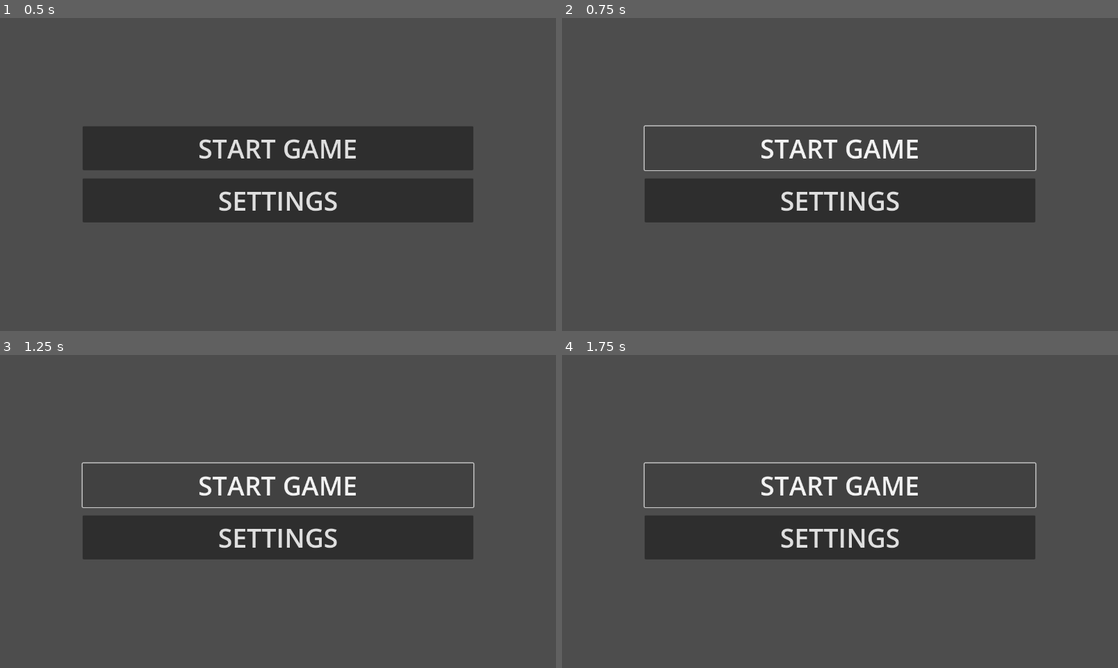
Above: before the commit, frames 1-4 (two rows, left to right).
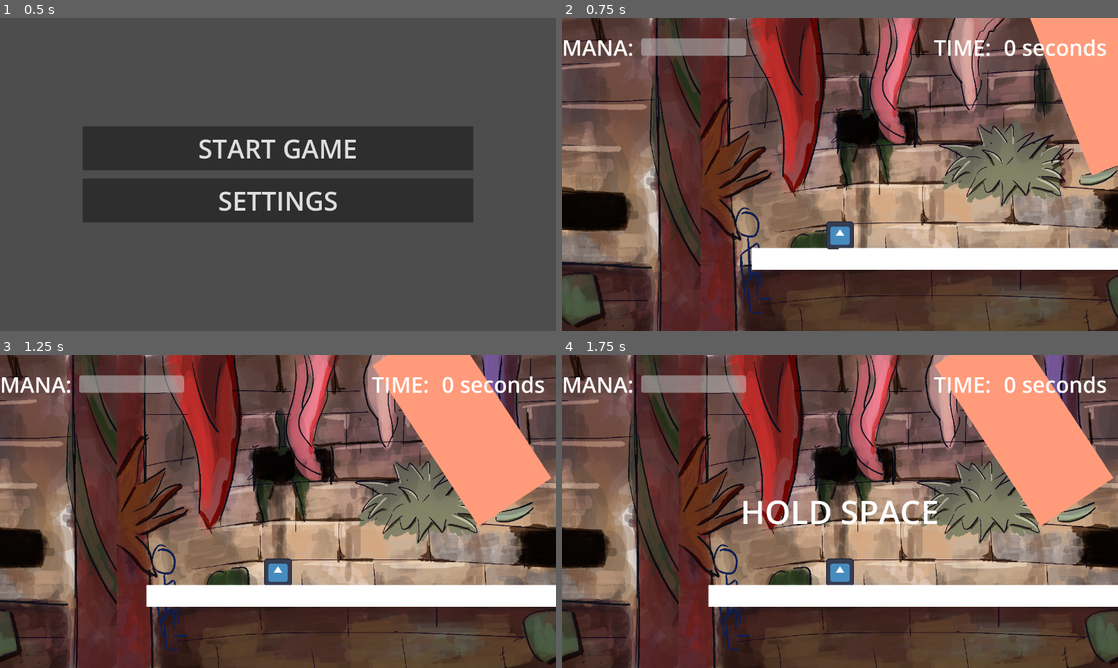
Above: after the commit, the same moments.

Repository: MagusCurt/IGDB-Jam
Game: Godot game, scene res://ui/main_ui/main_menu.tscn
The game is run twice, just before and just after one commit, with the same random seed, the same clock (stepped at 60 frames per second) and the same inputs. The engine's default icon, where the game draws it, is replaced by a stand-in: a white triangle on a blue panel in a dark square.
Inputs (mouse positions are in pixels of both pictures, inside the frame that each line leads up to):
- Up to frame 1 (0.5 s): no input
- Up to frame 2 (0.75 s): click "START GAME" at 0.5 s
- Up to frame 3 (1.25 s): no input
- Up to frame 4 (1.75 s): click (840, 486) at 1.25 s, where only the run before the commit has a clickable "START GAME"

Frame 1 is identical in both runs. In frame 2, 89% of the frame differs, in the area x 0-100%, y 0-100%; in frame 3, 90%; in frame 4, 90%.

Commit message:
added game over

Diff:
--- a/characters/player/player.gd
+++ b/characters/player/player.gd
@@ -4,27 +4,30 @@
 
 var mana = 100.0
 
+@export var gui : CanvasLayer
+
 var mana_loss_rate: float = 80 # Rate at which mana is lost when using time control
 
-var mana_recovery_rate: float = 60 # Rate at which mana is recovered over time
+@export var mana_recovery_rate: float = 40 # Rate at which mana is recovered over time
+
+@export var jump_height: float = 400.0 # Height of the jump
+
+var ko: bool = false # Knockout state
 
 func _ready() -> void:
 	print_debug(velocity)
 
 func _process(delta: float) -> void:
-	# gravity = 1000.0
 
-	# if Input.is_action_pressed("right"):
-	#     velocity.x = speed
-	# elif Input.is_action_pressed("left"):
-	#     velocity.x = -speed
-	# else:
-	#     velocity.x = 0.0
+	if ko:
+		# If the player is knocked out, stop all movement
+		velocity = Vector2.ZERO
+		return
 
 	velocity.x = speed
 
 	if Input.is_action_pressed("up") and is_on_floor():
-		velocity.y = -400.0  # Jump height
+		velocity.y = -jump_height  # Jump height
 	elif not is_on_floor():
 		velocity.y += 1000.0 * delta  # Gravity effect
 
@@ -48,11 +51,12 @@
 
 	move_and_slide()
 
-func _on_jump_tutorial_trigger_area_entered(area:Area2D) -> void:
-	UiSingleton.emit_signal("tutorial_change")
-
-
 func _on_jump_tutorial_trigger_body_entered(body:Node2D) -> void:
 	if body.name == "Player":
 		# Emit the tutorial change signal to update the tutorial text and input action
-		UiSingleton.emit_signal("tutorial_change")
+		UiSingleton.tutorial_change.emit()
+
+func _on_hurt_box_area_entered(area:Area2D) -> void:
+	# change to scene
+	UiSingleton.game_over = true
+	get_tree().change_scene_to_file("res://ui/game_ui/gui.tscn")
--- a/characters/player/player.tscn
+++ b/characters/player/player.tscn
@@ -6,10 +6,14 @@
 [sub_resource type="RectangleShape2D" id="RectangleShape2D_epypp"]
 size = Vector2(124, 122)
 
+[sub_resource type="RectangleShape2D" id="RectangleShape2D_xxgcw"]
+size = Vector2(128, 128)
+
 [node name="Player" type="CharacterBody2D"]
 scale = Vector2(0.5, 0.5)
 script = ExtResource("1_xxgcw")
-speed = 1400.0
+speed = 1000.0
+jump_height = 600.0
 
 [node name="CollisionShape2D" type="CollisionShape2D" parent="."]
 position = Vector2(-2, -3)
@@ -20,3 +24,11 @@
 
 [node name="Camera2D" type="Camera2D" parent="."]
 offset = Vector2(0, -140)
+
+[node name="HurtBox" type="Area2D" parent="."]
+collision_mask = 2
+
+[node name="CollisionShape2D" type="CollisionShape2D" parent="HurtBox"]
+shape = SubResource("RectangleShape2D_xxgcw")
+
+[connection signal="area_entered" from="HurtBox" to="." method="_on_hurt_box_area_entered"]
--- a/globals/ui_singleton.gd
+++ b/globals/ui_singleton.gd
@@ -5,6 +5,8 @@
 signal toggle_pause
 
 signal tutorial_change
+
+var game_over: bool = false
 
 var player_mana = 100
 
--- a/levels/#base.gd
+++ b/levels/#base.gd
@@ -1,5 +1,9 @@
 extends Node2D
 
+@export var level_length = 400
+
 func _ready() -> void:
+    if TimeSingleton.level_started:
+        return  # If the level has already started, do not reset
     TimeSingleton.level_started = true  # Ensure TimeSingleton also knows the level has started
     TimeSingleton.ui_time = 0.0  # Reset UI time at the start of the level
--- /dev/null
+++ b/levels/fall_death.gd
@@ -0,0 +1,6 @@
+extends Area2D
+
+@export var player: Node2D
+
+func _process(_delta: float) -> void:
+	global_position.x = player.global_position.x
--- a/levels/level_spawner.tscn
+++ b/levels/level_spawner.tscn
@@ -1,23 +1,34 @@
-[gd_scene load_steps=7 format=3 uid="uid://46mqrh78jro5"]
+[gd_scene load_steps=10 format=3 uid="uid://46mqrh78jro5"]
 
 [ext_resource type="PackedScene" uid="uid://ywqdmn8dv782" path="res://levels/#base.tscn" id="1_hcg3y"]
+[ext_resource type="Script" uid="uid://rknhbhqa5klc" path="res://levels/spawner.gd" id="2_a6d21"]
 [ext_resource type="PackedScene" uid="uid://8hc7dyykxvqg" path="res://characters/player/player.tscn" id="2_we8bc"]
 [ext_resource type="PackedScene" uid="uid://hx5gwr64e0n6" path="res://ui/game_ui/gui.tscn" id="3_5vrru"]
 [ext_resource type="PackedScene" uid="uid://disg8o8s31tuj" path="res://levels/variants/falling_pillar.tscn" id="4_fwmae"]
 [ext_resource type="PackedScene" uid="uid://bgak88ncr6e5p" path="res://levels/variants/pitfall.tscn" id="5_vhkuq"]
+[ext_resource type="Script" uid="uid://cbyvki0frypm" path="res://levels/fall_death.gd" id="7_cmcwl"]
 
 [sub_resource type="RectangleShape2D" id="RectangleShape2D_vhkuq"]
 size = Vector2(50, 800)
+
+[sub_resource type="RectangleShape2D" id="RectangleShape2D_a6d21"]
+size = Vector2(372, 45)
 
 [node name="Node2D2" instance=ExtResource("1_hcg3y")]
 
 [node name="StaticBody2D" parent="." index="0"]
 scale = Vector2(1, 1)
 
-[node name="Spawner" type="Node2D" parent="." index="2"]
+[node name="Parallax2D" parent="ParallaxBackgeound" index="0"]
+repeat_times = 10000
 
-[node name="Player" parent="." index="3" instance=ExtResource("2_we8bc")]
+[node name="Spawner" type="Node2D" parent="." index="2" node_paths=PackedStringArray("player")]
+script = ExtResource("2_a6d21")
+player = NodePath("../Player")
+
+[node name="Player" parent="." index="3" node_paths=PackedStringArray("gui") instance=ExtResource("2_we8bc")]
 position = Vector2(-164, 467)
+gui = NodePath("../GUI")
 
 [node name="GUI" parent="." index="4" instance=ExtResource("3_5vrru")]
 script = null
@@ -38,5 +49,15 @@
 position = Vector2(256, 12)
 shape = SubResource("RectangleShape2D_vhkuq")
 
+[node name="Area2D" type="Area2D" parent="." index="9" node_paths=PackedStringArray("player")]
+position = Vector2(-150, 550)
+collision_layer = 3
+script = ExtResource("7_cmcwl")
+player = NodePath("../Player")
+
+[node name="CollisionShape2D" type="CollisionShape2D" parent="Area2D" index="0"]
+shape = SubResource("RectangleShape2D_a6d21")
+debug_color = Color(0.958986, 0, 0.524129, 0.42)
+
 [connection signal="area_entered" from="JumpTutorialTrigger" to="Player" method="_on_jump_tutorial_trigger_area_entered"]
 [connection signal="body_entered" from="JumpTutorialTrigger" to="Player" method="_on_jump_tutorial_trigger_body_entered"]
--- a/levels/path_follow_2d.gd
+++ b/levels/path_follow_2d.gd
@@ -2,19 +2,22 @@
 
 var direction: Vector2 = Vector2.RIGHT
 
-@export var speed: float = 0.5
+var speed: float = 0.5
+@export var min_speed: float = 2
+@export var max_speed: float = 5
 
-@export var activation_time: float = 0.0
+var rotation_direction: int = -1 # 0 for no rotation, 1 for clockwise, -1 for counter-clockwise
+@export var rotation_max: float = 90
 
-@export var rotation_direction: int = 0 # 0 for no rotation, 1 for clockwise, -1 for counter-clockwise
-@export var rotation_max: float = 360
+var activation_time: float = -1
+
 
 var end_time = 0
 
 @onready var child = get_children()[0]
 
 func _process(delta: float) -> void:
-	if TimeSingleton.ui_time >= activation_time:
+	if TimeSingleton.ui_time > activation_time and activation_time != -1:
 		active(delta)
 
 func active(delta: float) -> void:
@@ -34,3 +37,21 @@
 			speed = abs(speed)
 	else:
 		speed = abs(speed)
+
+
+# func _on_area_2d_body_entered(body:Node2D) -> void:
+# 	if body.name == "Player":
+# 		print_debug("PathFollow2D activated")
+# 		activation_time = TimeSingleton.ui_time
+
+# 		#speed to random betwen min_speed and max_speed
+# 		speed = randf_range(min_speed, max_speed)
+
+
+func _on_area_2d_body_entered(body: Node2D) -> void:
+	if body.name == "Player":
+		print_debug("PathFollow2D activated")
+		activation_time = TimeSingleton.ui_time
+
+		#speed to random betwen min_speed and max_speed
+		speed = randf_range(min_speed, max_speed)
--- /dev/null
+++ b/levels/spawner.gd
@@ -0,0 +1,50 @@
+extends Node2D
+
+@export var player : CharacterBody2D
+
+var level_array: Array = []
+
+var pitfall_scene: PackedScene
+var pillar_scene: PackedScene
+var basic_scene: PackedScene
+var crushing_scene: PackedScene
+
+var generated_length: float = 3200
+
+var generating: bool = false
+
+func _ready() -> void:
+	pitfall_scene = load("res://levels/variants/pitfall.tscn")
+	pillar_scene = load("res://levels/variants/falling_pillar.tscn")
+	basic_scene = load("res://levels/#base.tscn")
+	crushing_scene = load("res://levels/variants/crushing_pillar.tscn")
+
+
+func _process(delta):
+	if player.global_position.x > generated_length - 1500 and not generating:
+		generating = true
+		generate()  # Generate new levels when the player is close to the end of the current level
+
+func generate() -> void:
+	#Add ten levels to the array
+	#Each level is a random scene between pitfall, pillar, and basic
+	var random_scene: PackedScene = null
+	var random_number: int = randi() % 4
+
+	if random_number == 0:
+		random_scene = pitfall_scene
+	elif random_number == 1:
+		random_scene = pillar_scene
+	elif random_number == 2:
+		random_scene = basic_scene
+	else:
+		random_scene = crushing_scene
+
+	var instance: Node2D = random_scene.instantiate()
+	instance.position = Vector2(generated_length, 0)
+	add_child(instance)
+	level_array.append(instance)
+
+	generated_length += instance.level_length  # Increment the length for the next level
+
+	generating = false
--- /dev/null
+++ b/levels/variants/crushing_pillar.tscn
@@ -0,0 +1,98 @@
+[gd_scene load_steps=8 format=3 uid="uid://dgh4wmkr7ve73"]
+
+[ext_resource type="PackedScene" uid="uid://ywqdmn8dv782" path="res://levels/#base.tscn" id="1_ksqt3"]
+[ext_resource type="Script" uid="uid://b78wpbt6pvtls" path="res://levels/path_follow_2d.gd" id="2_imv0l"]
+
+[sub_resource type="RectangleShape2D" id="RectangleShape2D_0l7lg"]
+size = Vector2(400, 50)
+
+[sub_resource type="RectangleShape2D" id="RectangleShape2D_57o5g"]
+size = Vector2(114, 63)
+
+[sub_resource type="Curve2D" id="Curve2D_ksqt3"]
+_data = {
+"points": PackedVector2Array(0, 0, 0, 0, 0, 0, 0, 0, 0, 0, 2, 319)
+}
+point_count = 2
+
+[sub_resource type="RectangleShape2D" id="RectangleShape2D_w5k4u"]
+size = Vector2(134.903, 513.26)
+
+[sub_resource type="RectangleShape2D" id="RectangleShape2D_imv0l"]
+size = Vector2(89, 609)
+
+[node name="Node2D2" instance=ExtResource("1_ksqt3")]
+level_length = 800
+
+[node name="StaticBody2D2" type="StaticBody2D" parent="." index="1"]
+position = Vector2(400, 510)
+scale = Vector2(2, 1)
+
+[node name="CollisionShape2D" type="CollisionShape2D" parent="StaticBody2D2" index="0"]
+position = Vector2(0, 20)
+shape = SubResource("RectangleShape2D_0l7lg")
+
+[node name="ColorRect" type="ColorRect" parent="StaticBody2D2/CollisionShape2D" index="0"]
+anchors_preset = 8
+anchor_left = 0.5
+anchor_top = 0.5
+anchor_right = 0.5
+anchor_bottom = 0.5
+offset_left = -200.0
+offset_top = -25.0
+offset_right = 200.0
+offset_bottom = 25.0
+grow_horizontal = 2
+grow_vertical = 2
+metadata/_edit_use_anchors_ = true
+
+[node name="ColorRect" type="ColorRect" parent="." index="3"]
+offset_left = -181.0
+offset_top = 450.0
+offset_right = -68.0
+offset_bottom = 511.0
+color = Color(1, 0.494118, 1, 1)
+
+[node name="Area2D" type="Area2D" parent="ColorRect" index="0"]
+collision_layer = 3
+
+[node name="CollisionShape2D" type="CollisionShape2D" parent="ColorRect/Area2D" index="0"]
+position = Vector2(57, 30.5)
+shape = SubResource("RectangleShape2D_57o5g")
+debug_color = Color(1, 0, 0, 0.419608)
+
+[node name="Path2D" type="Path2D" parent="." index="4"]
+position = Vector2(-194, -112)
+scale = Vector2(1.12674, 0.962476)
+curve = SubResource("Curve2D_ksqt3")
+
+[node name="PathFollow2D" type="PathFollow2D" parent="Path2D" index="0"]
+rotates = false
+loop = false
+script = ExtResource("2_imv0l")
+min_speed = 1.0
+max_speed = 3.0
+rotation_max = 0.0
+
+[node name="ColorRect" type="ColorRect" parent="Path2D/PathFollow2D" index="0"]
+offset_top = -224.0
+offset_right = 131.0
+offset_bottom = 292.0
+
+[node name="Area2D" type="Area2D" parent="Path2D/PathFollow2D" index="1"]
+collision_layer = 3
+
+[node name="CollisionShape2D" type="CollisionShape2D" parent="Path2D/PathFollow2D/Area2D" index="0"]
+position = Vector2(64.7888, 34.2866)
+shape = SubResource("RectangleShape2D_w5k4u")
+debug_color = Color(0.960784, 0, 0, 0.419608)
+
+[node name="Area2D" type="Area2D" parent="." index="5"]
+position = Vector2(-322, 210)
+
+[node name="CollisionShape2D" type="CollisionShape2D" parent="Area2D" index="0"]
+position = Vector2(-507, 77)
+shape = SubResource("RectangleShape2D_imv0l")
+debug_color = Color(2.16588e-06, 0.643812, 0.293049, 0.42)
+
+[connection signal="body_entered" from="Area2D" to="Path2D/PathFollow2D" method="_on_area_2d_body_entered"]
--- a/levels/variants/falling_pillar.tscn
+++ b/levels/variants/falling_pillar.tscn
@@ -12,29 +12,33 @@
 [sub_resource type="RectangleShape2D" id="RectangleShape2D_x6el4"]
 size = Vector2(200, 442)
 
+[sub_resource type="RectangleShape2D" id="RectangleShape2D_jqlpq"]
+size = Vector2(89, 609)
+
 [node name="Node2D" instance=ExtResource("1_jqlpq")]
 
 [node name="Parallax2D" parent="ParallaxBackgeound" index="0"]
 scroll_offset = Vector2(3, 0)
 
 [node name="Path2D" type="Path2D" parent="." index="2"]
-position = Vector2(296, 370)
+position = Vector2(329, 264)
 curve = SubResource("Curve2D_41m8u")
 
 [node name="PathFollow2D" type="PathFollow2D" parent="Path2D" index="0"]
 rotates = false
 loop = false
 script = ExtResource("2_8q81k")
-speed = 1.4
-rotation_direction = -1
-rotation_max = 90.0
+min_speed = 1.5
+max_speed = 2.0
 
 [node name="Area2D" type="Area2D" parent="Path2D/PathFollow2D" index="0"]
 position = Vector2(0, 30)
+collision_layer = 3
 
 [node name="CollisionShape2D" type="CollisionShape2D" parent="Path2D/PathFollow2D/Area2D" index="0"]
 position = Vector2(0, -228)
 shape = SubResource("RectangleShape2D_x6el4")
+debug_color = Color(0.984314, 0, 0, 0.419608)
 
 [node name="ColorRect" type="ColorRect" parent="Path2D/PathFollow2D/Area2D" index="1"]
 offset_left = -99.0
@@ -42,3 +46,13 @@
 offset_right = 102.0
 offset_bottom = -4.0
 color = Color(1, 0.607843, 0.478431, 1)
+
+[node name="Area2D" type="Area2D" parent="." index="3"]
+position = Vector2(-322, 210)
+
+[node name="CollisionShape2D" type="CollisionShape2D" parent="Area2D" index="0"]
+position = Vector2(-255, 59)
+shape = SubResource("RectangleShape2D_jqlpq")
+debug_color = Color(6.73831e-07, 0.627768, 0.498773, 0.42)
+
+[connection signal="body_entered" from="Area2D" to="Path2D/PathFollow2D" method="_on_area_2d_body_entered"]
--- a/levels/variants/pitfall.tscn
+++ b/levels/variants/pitfall.tscn
@@ -6,6 +6,7 @@
 size = Vector2(400, 50)
 
 [node name="Node2D2" instance=ExtResource("1_w7sfr")]
+level_length = 2400
 
 [node name="StaticBody2D2" type="StaticBody2D" parent="." index="1"]
 position = Vector2(1600, 510)
--- a/ui/game_ui/gui.gd
+++ b/ui/game_ui/gui.gd
@@ -5,10 +5,19 @@
 @export var input_action: String = "space"
 @export var is_tutorial: bool = false
 
-# func _ready() -> void:
-#     UiSingleton.connect("tutorial_change", _on_tutorial_change)
+func _ready() -> void:
+	if UiSingleton.game_over:
+		$GameOverUI.visible = true  # Hide game over UI initially
+		#Hide all other children of GUI
+		for child in get_children():
+			if child.name != "GameOverUI":
+				child.visible = false
+	else:
+		$GameOverUI.visible = false  # Hide game over UI initially
 
-
-# func _on_tutorial_change() -> void:
-#     var tutorial_text = "UP ARROW or W to JUMP"
-#     input_action
+func _on_button_pressed() -> void:
+	#restart scene
+	print_debug("Restarting scene...")
+	UiSingleton.game_over = false  # Reset game over state
+	$GameOverUI.visible = false  # Hide game over UI
+	get_tree().change_scene_to_file("res://levels/level_spawner.tscn")
--- a/ui/game_ui/gui.tscn
+++ b/ui/game_ui/gui.tscn
@@ -257,5 +257,51 @@
 &"": SubResource("AnimationLibrary_mbul1")
 }
 
+[node name="GameOverUI" type="Control" parent="."]
+process_mode = 3
+visible = false
+layout_mode = 3
+anchors_preset = 15
+anchor_right = 1.0
+anchor_bottom = 1.0
+grow_horizontal = 2
+grow_vertical = 2
+
+[node name="ColorRect" type="ColorRect" parent="GameOverUI"]
+layout_mode = 1
+anchors_preset = 15
+anchor_right = 1.0
+anchor_bottom = 1.0
+grow_horizontal = 2
+grow_vertical = 2
+color = Color(0, 0, 0, 1)
+
+[node name="MarginContainer" type="MarginContainer" parent="GameOverUI/ColorRect"]
+layout_mode = 1
+anchors_preset = 15
+anchor_right = 1.0
+anchor_bottom = 1.0
+grow_horizontal = 2
+grow_vertical = 2
+
+[node name="HBoxContainer" type="HBoxContainer" parent="GameOverUI/ColorRect/MarginContainer"]
+layout_mode = 2
+size_flags_horizontal = 4
+
+[node name="VBoxContainer" type="VBoxContainer" parent="GameOverUI/ColorRect/MarginContainer/HBoxContainer"]
+layout_mode = 2
+size_flags_vertical = 4
+
+[node name="Label" type="Label" parent="GameOverUI/ColorRect/MarginContainer/HBoxContainer/VBoxContainer"]
+layout_mode = 2
+theme_override_font_sizes/font_size = 120
+text = "U DED ^-^"
+
+[node name="Button" type="Button" parent="GameOverUI/ColorRect/MarginContainer/HBoxContainer/VBoxContainer"]
+layout_mode = 2
+theme_override_font_sizes/font_size = 80
+text = "restart"
+
 [connection signal="pressed" from="PauseMenu/Panel/MarginContainer/VBoxContainer/Resume" to="PauseMenu" method="_on_resume_pressed"]
 [connection signal="pressed" from="PauseMenu/Panel/MarginContainer/VBoxContainer/Restart" to="PauseMenu" method="_on_restart_pressed"]
+[connection signal="pressed" from="GameOverUI/ColorRect/MarginContainer/HBoxContainer/VBoxContainer/Button" to="." method="_on_button_pressed"]
--- a/ui/game_ui/tutorials.gd
+++ b/ui/game_ui/tutorials.gd
@@ -1,6 +1,6 @@
 extends Control
 
-var activation_time = 0.25
+@export var activation_time = 0.25
 var tutorial_text = 'HOLD SPACE'
 var input_action = 'space'
 
@@ -26,7 +26,6 @@
         visible = false
 
 func _on_tutorial_change() -> void:
-    print("Tutorial change signal received")
     tutorial_text = "UP ARROW or W to JUMP"
     input_action = "up"  # Update the input action to match the jump action
     tutorial_active = false  # Reset the tutorial state
--- a/ui/main_ui/main_menu.gd
+++ b/ui/main_ui/main_menu.gd
@@ -4,4 +4,4 @@
 
 func _on_start_pressed() -> void:
 	#change scene to the main game
-	get_tree().change_scene_to_file("res://levels/variants/level_spawner.tscn")
+	get_tree().change_scene_to_file("res://levels/level_spawner.tscn")
Not shown: 1 places in characters/player/player.tscn that only renumber resources
Not shown, added: levels/fall_death.gd.uid
Not shown, added: levels/spawner.gd.uid
Not shown: 1 places in levels/variants/falling_pillar.tscn that only renumber resources
